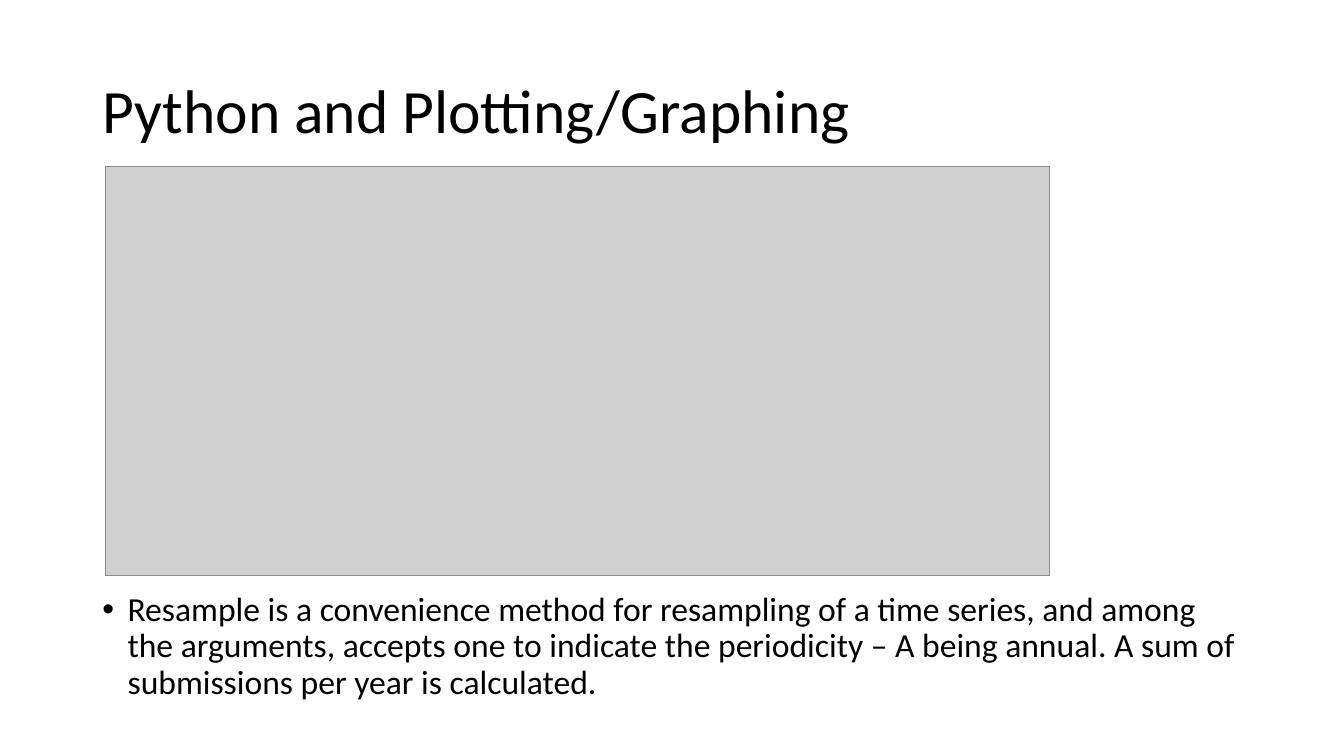
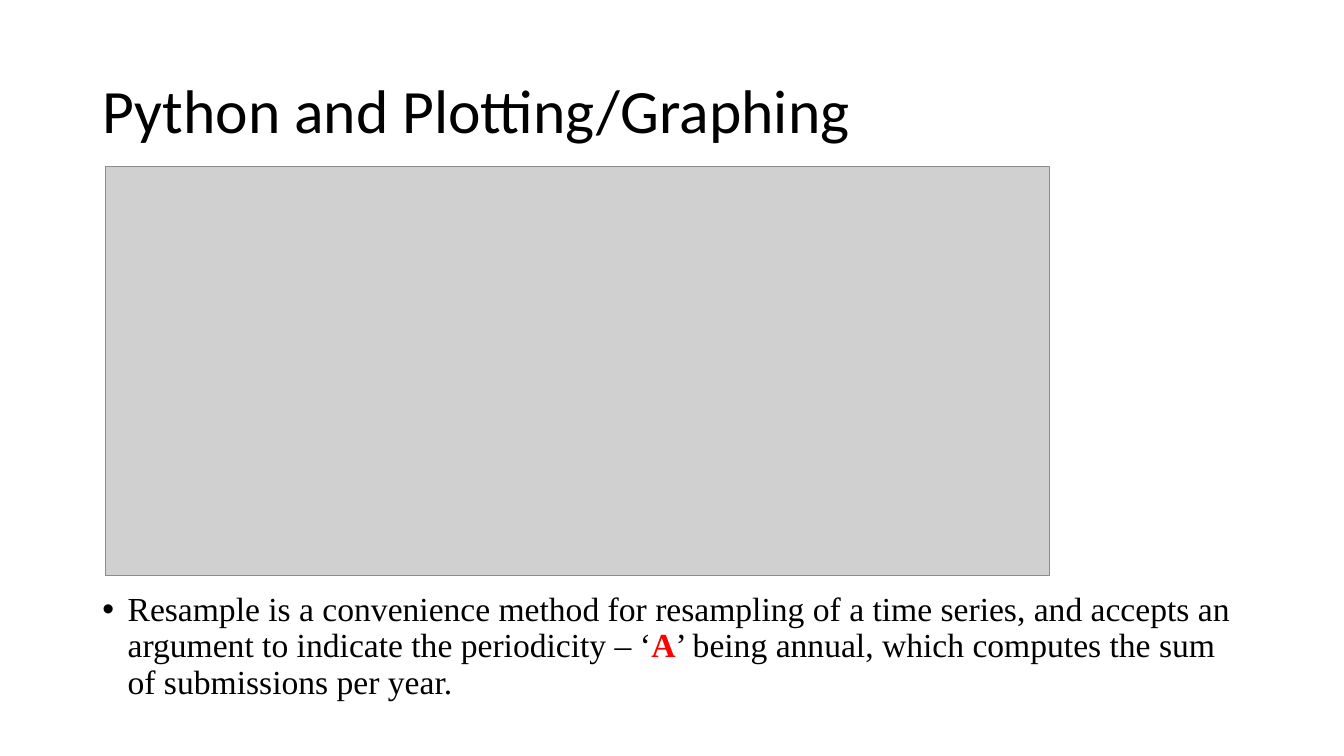
Before and after one commit to ndeshpa/Bootcamp, a slide deck: slide 5 of Lab/DataVisualization/PythonLabPlots.pptx. Drawn at 1344x756 pixels with LibreOffice and Linux fonts; fonts in the diff are those of the drawing; grey boxes stand for pictures. Boxes give left, top, right and bottom in pixels: in the first picture for what was removed or moved away, otherwise in the second. Text is boxed around its words. In the diff, an @@ line names an element or a change of style, - is before the commit and + after.

```diff
--- a/Lab/DataVisualization/PythonLabPlots.pptx
+++ b/Lab/DataVisualization/PythonLabPlots.pptx
@@ text at box(128, 597, 1230, 700): text changed; font Calibri to Times New Roman @@
-• Resample is a convenience method for resampling of a time series, and among the arguments, accepts one to indicate the periodicity – A being annual. A sum of submissions per year is calculated.
+• Resample is a convenience method for resampling of a time series, and accepts an argument to indicate the periodicity – ‘A’ being annual, which computes the sum of submissions per year.
```
Also in this commit, not shown: 9 other slides changed.
